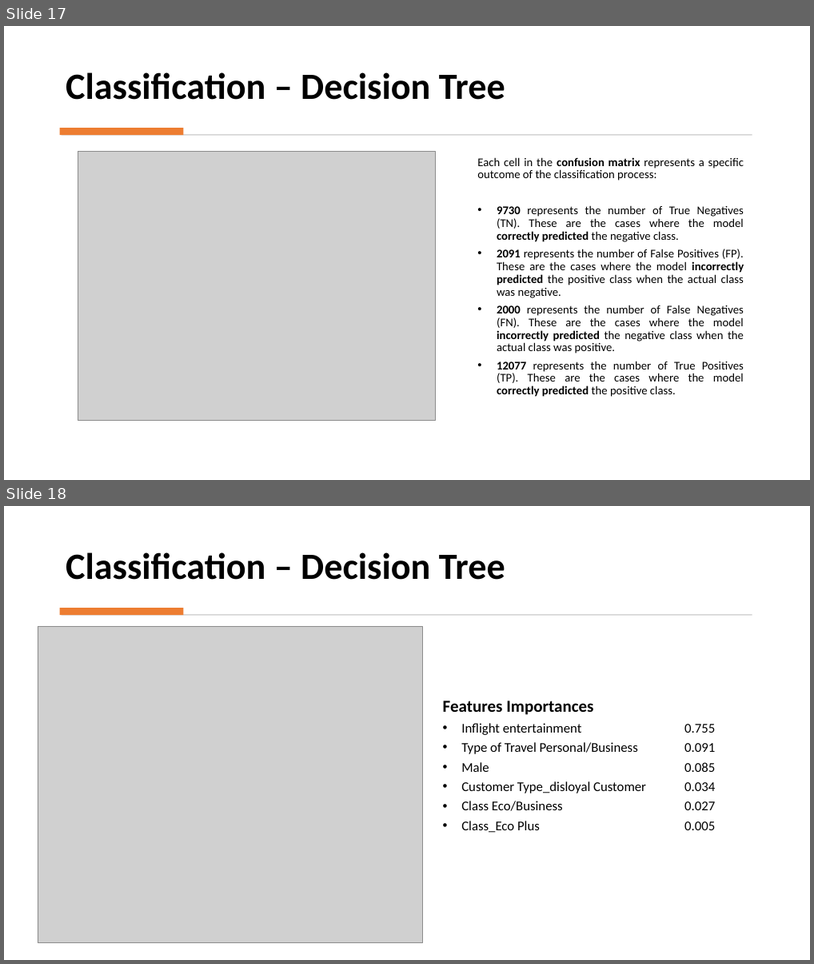
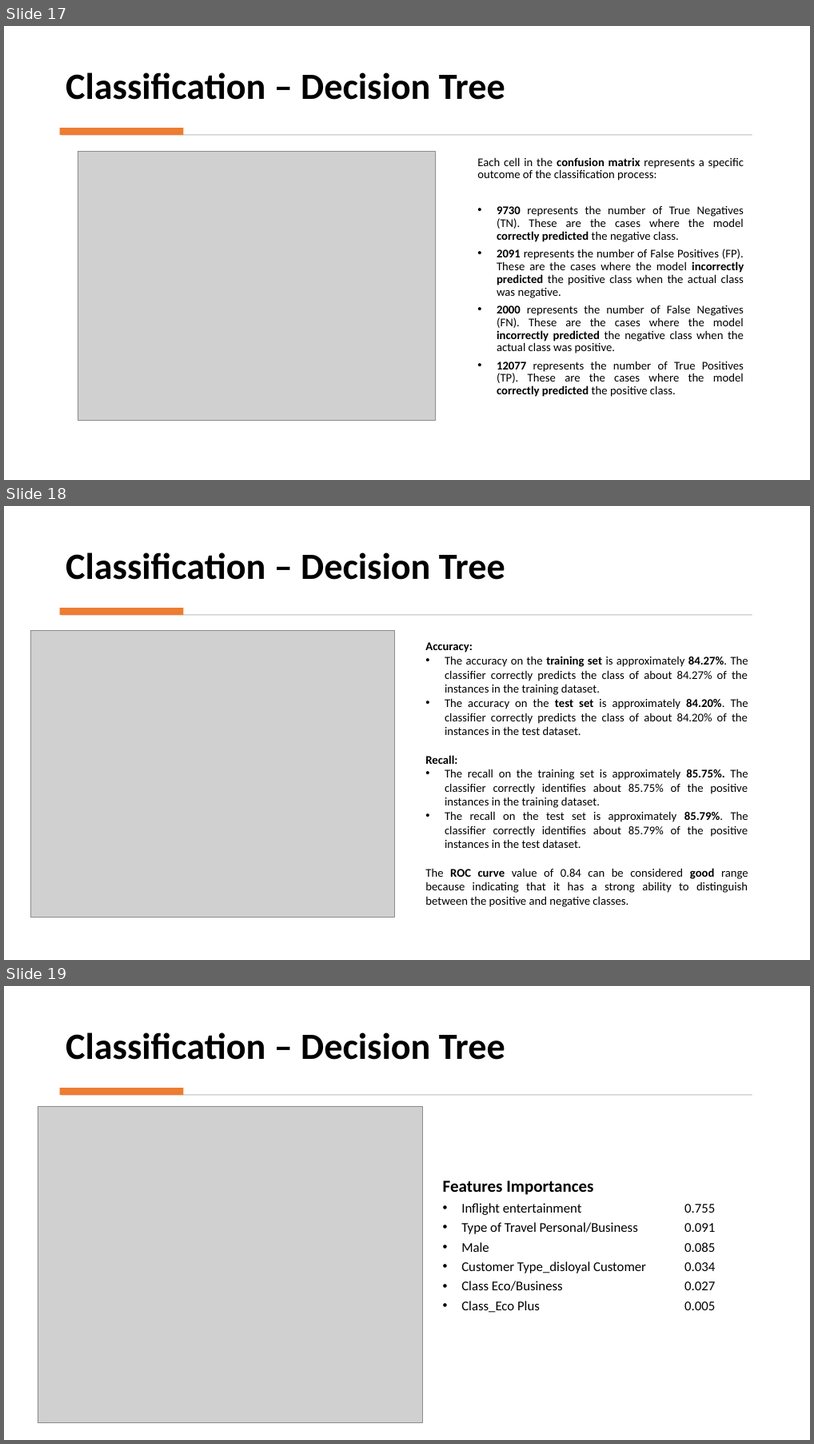
Before and after one commit to xstorresm/customer-service-case, a slide deck: Group8.Project.pptx. Shown one above the other, each under a label of ours: slides 17 and 18 before the commit, slides 17, 18 and 19 after it. The pictures are 814x964 and 814x1444 pixels, drawn with LibreOffice and Linux fonts; fonts in the diff are those of the drawing; grey boxes stand for pictures. Boxes give left, top, right and bottom in pixels: in the first picture for what was removed or moved away, otherwise in the second. Text is boxed around its words. In the diff, an @@ line names an element or a change of style, - is before the commit and + after.

```diff
--- a/Group8.Project.pptx
+++ b/Group8.Project.pptx
@@ slide 18 added at [4,506,810,960], background #FFFFFF @@
@@ title added at [66,552,506,580], 44 pt, text #000000, bold @@
+Classification – Decision Tree
@@ rectangle added at [60,608,184,615], fill #ED7D31 @@
@@ rectangle added at [62,614,753,616], fill #D5D5D5 @@
@@ picture added at [30,630,394,916] @@
@@ text added at [426,642,749,907], 14 pt, text #000000 @@
+Accuracy:
+• The accuracy on the training set is approximately 84.27%. The classifier correctly predicts the class of about 84.27% of the instances in the training dataset.
+• The accuracy on the test set is approximately 84.20%. The classifier correctly predicts the class of about 84.20% of the instances in the test dataset.
+Recall:
+• The recall on the training set is approximately 85.75%. The classifier correctly identifies about 85.75% of the positive instances in the training dataset.
+• The recall on the test set is approximately 85.79%. The classifier correctly identifies about 85.79% of the positive instances in the test dataset.
+The ROC curve value of 0.84 can be considered good range because indicating that it has a strong ability to distinguish between the positive and negative classes.
@@ what was slide 18 is now slide 19 @@
```
Also in this commit, not shown: 4 slides changed.
